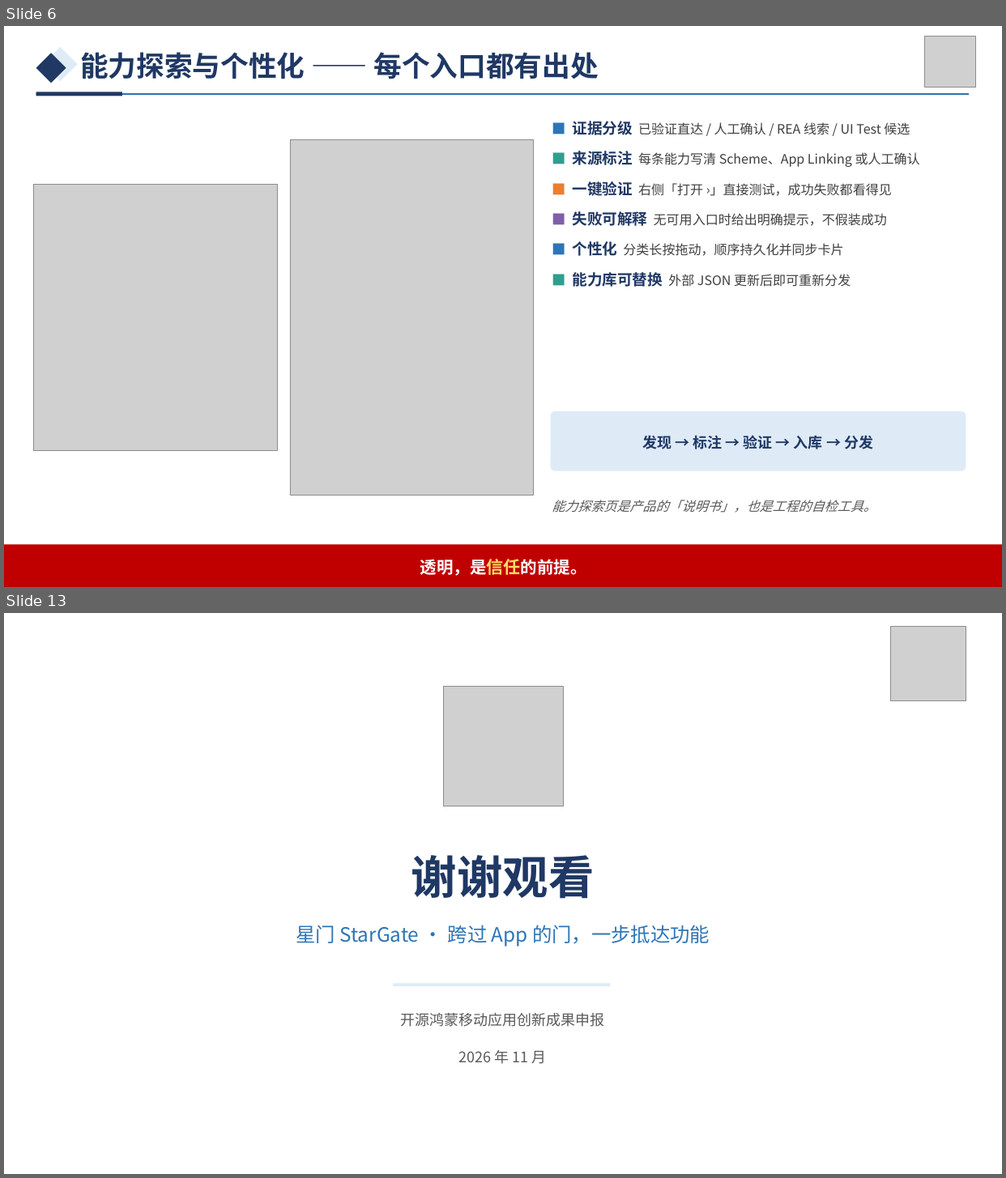
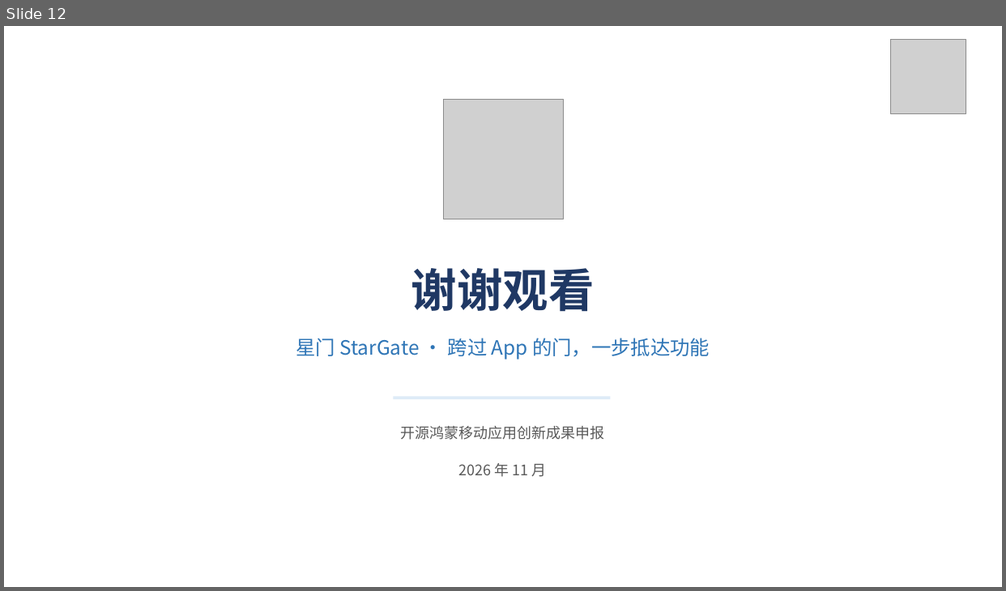
Before and after one commit to growvv/stargate, a slide deck: submission/StarGate_答辩PPT.pptx. Shown one above the other, each under a label of ours: slides 6 and 13 before the commit, slide 12 after it; the slides between them are not shown. The pictures are 1006x1178 and 1006x591 pixels, drawn with LibreOffice and Linux fonts; fonts in the diff are those of the drawing; grey boxes stand for pictures. Boxes give left, top, right and bottom in pixels: in the first picture for what was removed or moved away, otherwise in the second. Text is boxed around its words. In the diff, an @@ line names an element or a change of style, - is before the commit and + after.

```diff
--- a/submission/StarGate_答辩PPT.pptx
+++ b/submission/StarGate_答辩PPT.pptx
@@ slide 6 removed at (x1=4, y1=26, x2=1002, y2=587), background #FFFFFF @@
@@ diamond removed at (x1=43, y1=47, x2=78, y2=81) @@
@@ picture removed at (x1=925, y1=37, x2=976, y2=88) @@
@@ diamond removed at (x1=36, y1=53, x2=66, y2=83) @@
@@ text removed at (x1=80, y1=52, x2=599, y2=79) @@
-能力探索与个性化 —— 每个入口都有出处
@@ rectangle removed at (x1=36, y1=93, x2=969, y2=95) @@
@@ rectangle removed at (x1=36, y1=92, x2=122, y2=96) @@
@@ text removed at (x1=572, y1=121, x2=920, y2=287) @@
-■ 证据分级 已验证直达 / 人工确认 / REA 线索 / UI Test 候选
-■ 来源标注 每条能力写清 Scheme、App Linking 或人工确认
-■ 一键验证 右侧「打开 ›」直接测试，成功失败都看得见
-■ 失败可解释 无可用入口时给出明确提示，不假装成功
-■ 个性化 分类长按拖动，顺序持久化并同步卡片
-■ 能力库可替换 外部 JSON 更新后即可重新分发
@@ picture removed at (x1=290, y1=139, x2=533, y2=495) @@
@@ picture removed at (x1=34, y1=185, x2=277, y2=451) @@
@@ rounded rectangle removed at (x1=551, y1=412, x2=966, y2=472) @@
@@ text removed at (x1=642, y1=435, x2=873, y2=450) @@
-发现 → 标注 → 验证 → 入库 → 分发
@@ text removed at (x1=552, y1=500, x2=876, y2=513) @@
-能力探索页是产品的「说明书」，也是工程的自检工具。
@@ rectangle removed at (x1=4, y1=544, x2=1002, y2=587) @@
@@ text removed at (x1=420, y1=559, x2=587, y2=576) @@
-透明，是信任的前提。
@@ what was slide 13 is now slide 12 @@
```
Also in this commit, not shown: 10 slides changed, 1 slide added, 1 other slide removed, 51 other files.
